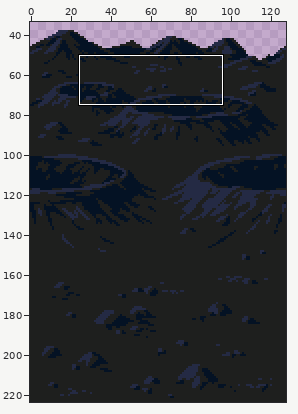
Sprite sheet -- res/tiles.png. Above, an overview of the earlier version with the close-up marked.
Close-up. Before:
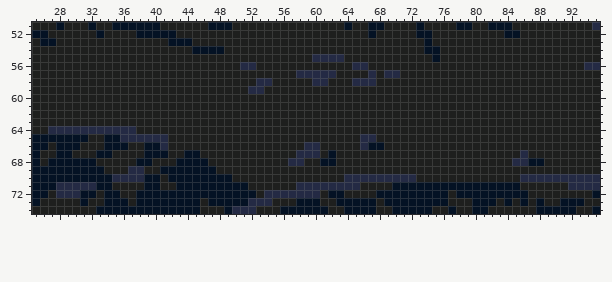
The file is 128x224 pixels. Shown: x 25..95, y 51..74. The wide view leaves out empty margins.
Now the later version:
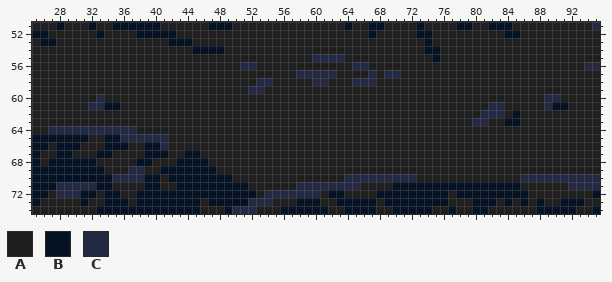
Palette (. is transparent): A #1e1f1e  B #041224  C #242a44
The edit:
@@ x 25..95 @@
 59 AAAAAAAAAAAAAAAAAAAAAAAAAAACCAAAAAAAAAAAAAAAAAAAAAAAAAAAAAAAAAAAAAAAAAA
-60 AAAAAAAAAAAAAAAAAAAAAAAAAAAAAAAAAAAAAAAAAAAAAAAAAAAAAAAAAAAAAAAAAAAAAAA
-61 AAAAAAAAAAAAAAAAAAAAAAAAAAAAAAAAAAAAAAAAAAAAAAAAAAAAAAAAAAAAAAAAAAAAAAA
-62 AAAAAAAAAAAAAAAAAAAAAAAAAAAAAAAAAAAAAAAAAAAAAAAAAAAAAAAAAAAAAAAAAAAAAAA
-63 AAAAAAAAAAAAAAAAAAAAAAAAAAAAAAAAAAAAAAAAAAAAAAAAAAAAAAAAAAAAAAAAAAAAAAA
+60 AAAAAAAACAAAAAAAAAAAAAAAAAAAAAAAAAAAAAAAAAAAAAAAAAAAAAAAAAAAAAAACCAAAAA
+61 AAAAAAACCBBAAAAAAAAAAAAAAAAAAAAAAAAAAAAAAAAAAAAAAAAAAAAAACCAAAAACBBAAAA
+62 AAAAAAAAAAAAAAAAAAAAAAAAAAAAAAAAAAAAAAAAAAAAAAAAAAAAAAAACCCABAAAAAAAAAA
+63 AAAAAAAAAAAAAAAAAAAAAAAAAAAAAAAAAAAAAAAAAAAAAAAAAAAAAAACCAABBAAAAAAAAAA
 64 AACCCCCCCCCCCAAAAAAAAAAAAAAAAAAAAAAAAAAAAAAAAAAAAAAAAAAAAAAAAAAAAAAAAAA
-65 BBBBBBBAABBCCCCCCAAAAAAAAAAAAAAAAAAAAAAAACCAAAAAAAAAAAAAAAAAAAAAAAAAAAA
-66 BBABBBAAABBBAABBCAAAAAAAAAAAAAAAAACCAAAAACBBAAAAAAAAAAAAAAAAAAAAAAAAAAA
-67 BAABBAAABBAAAABBBAABBAAAAAAAAAAAACCCABAAAAAAAAAAAAAAAAAAAAAAACAAAAAAAAA
-68 BABBBBBBAAAAABBAAABBBBAAAAAAAAAACCAABBAAAAAAAAAAAAAAAAAAAAAACCBBAAAAAAA
+65 BBBBBBBAABBCCCCCCAAAAAAAAAAAAAAAAAAAAAAAAAAAAAAAAAAAAAAAAAAAAAAAAAAAAAA
+66 BBABBBAAABBBAABBCAAAAAAAAAAAAAAAAAAAAAAAAAAAAAAAAAAAAAAAAAAAAAAAAAAAAAA
+67 BAABBAAABBAAAABBBAABBAAAAAAAAAAAAAAAAAAAAAAAAAAAAAAAAAAAAAAAAAAAAAAAAAA
+68 BABBBBBBAAAAABBAAABBBBAAAAAAAAAAAAAAAAAAAAAAAAAAAAAAAAAAAAAAAAAAAAAAAAA
 69 BBBBBBBBBAAACCAABBBBBBBAAAAAAAAAAAAAAAAAAAAAAAAAAAAAAAAAAAAAAAAAAAAAAAA
Where, in picture pixels (left, top, right, bottom), the same in both close-ups:
changed: (88, 94, 120, 110)
changed: (472, 94, 568, 166)
changed: (288, 134, 384, 166)
